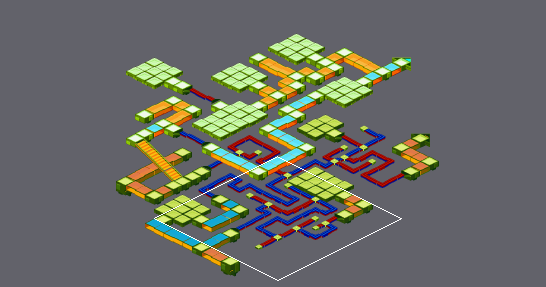
A Tiled map gets an edit: areas/yoka1.tmx. Above: a wide view before the commit, with the close-up outlined.
Close-up. Before the edit:
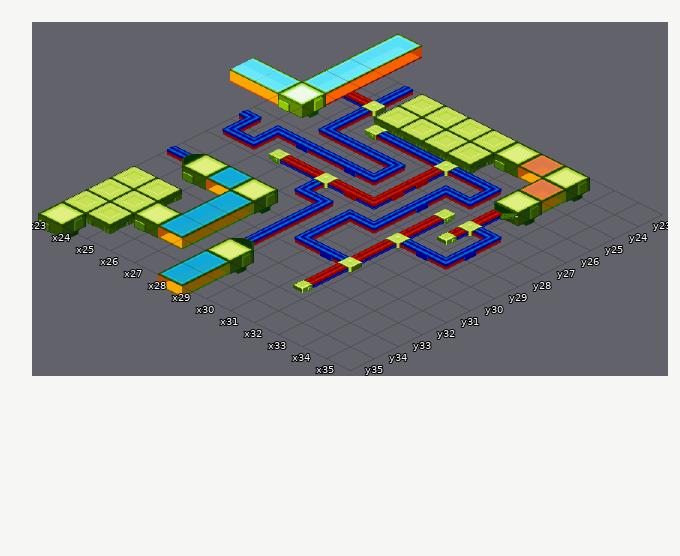
Cells are 64x32 px. Isometric: x runs down to the right, y down to the left. Shown: x 23..35, y 23..35.
And afterwards:
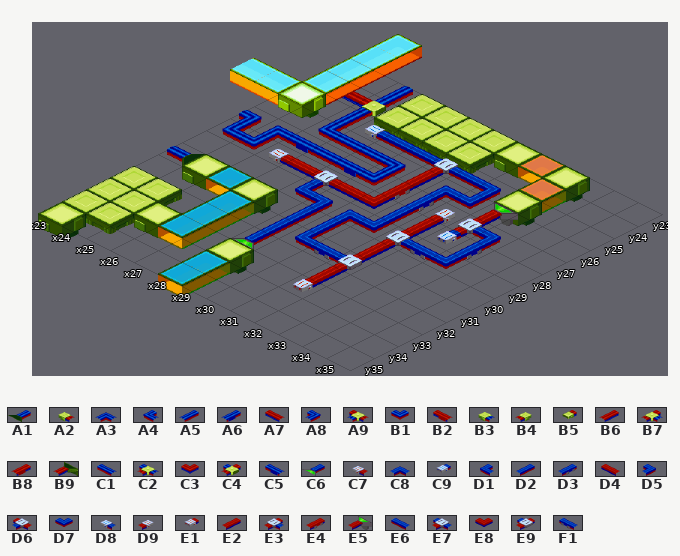
Key: from "CompressionRoadsYoka": A1 1, A2 3, A3 5, A4 7, A5 8, A6 10, A7 14, A8 15, A9 16, B1 17, B2 21, B3 25, B4 26, B5 28, B6 30, B7 31, B8 32, B9 33, C1 36, C2 38, C3 39, C4 41, C5 43; from "compression": C6 1, C7 3, C8 5, C9 6, D1 7, D2 8, D3 10, D4 14, D5 15, D6 16, D7 17, D8 25, D9 26, E1 28, E2 30, E3 31, E4 32, E5 33, E6 36, E7 38, E8 39, E9 41, F1 43.
__ is an empty cell, .. an unchanged one.
Changes in this commit:
--- layer "Floor"
@@ x 25..33 @@
-25 .. B3 C1 C1 C2 C1 A8 .. ..
-26 .. .. .. .. B8 A3 B1 B9 ..
-27 .. .. .. .. B8 A6 B4 B7 A8
-28 A2 A7 A9 B2 C3 A5 B6 B5 A6
-29 .. .. A4 A8 A3 B1 B7 C5 B1
-30 .. .. .. A5 A5 .. B6 .. ..
-31 .. .. .. A5 A4 C5 C4 .. ..
-32 .. .. .. A1 .. .. B6 .. ..
-33 .. .. .. .. .. .. B5 .. ..
+25 .. D8 E6 E6 E7 E6 D5 .. ..
+26 .. .. .. .. E2 C8 D7 E5 ..
+27 .. .. .. .. E4 D3 D9 E3 D5
+28 C7 D4 D6 D4 E8 D2 E2 C9 D3
+29 .. .. D1 D5 C8 D7 E3 F1 D7
+30 .. .. .. D2 D2 .. E2 .. ..
+31 .. .. .. D2 D1 F1 E9 .. ..
+32 .. .. .. C6 .. .. E2 .. ..
+33 .. .. .. .. .. .. E1 .. ..
